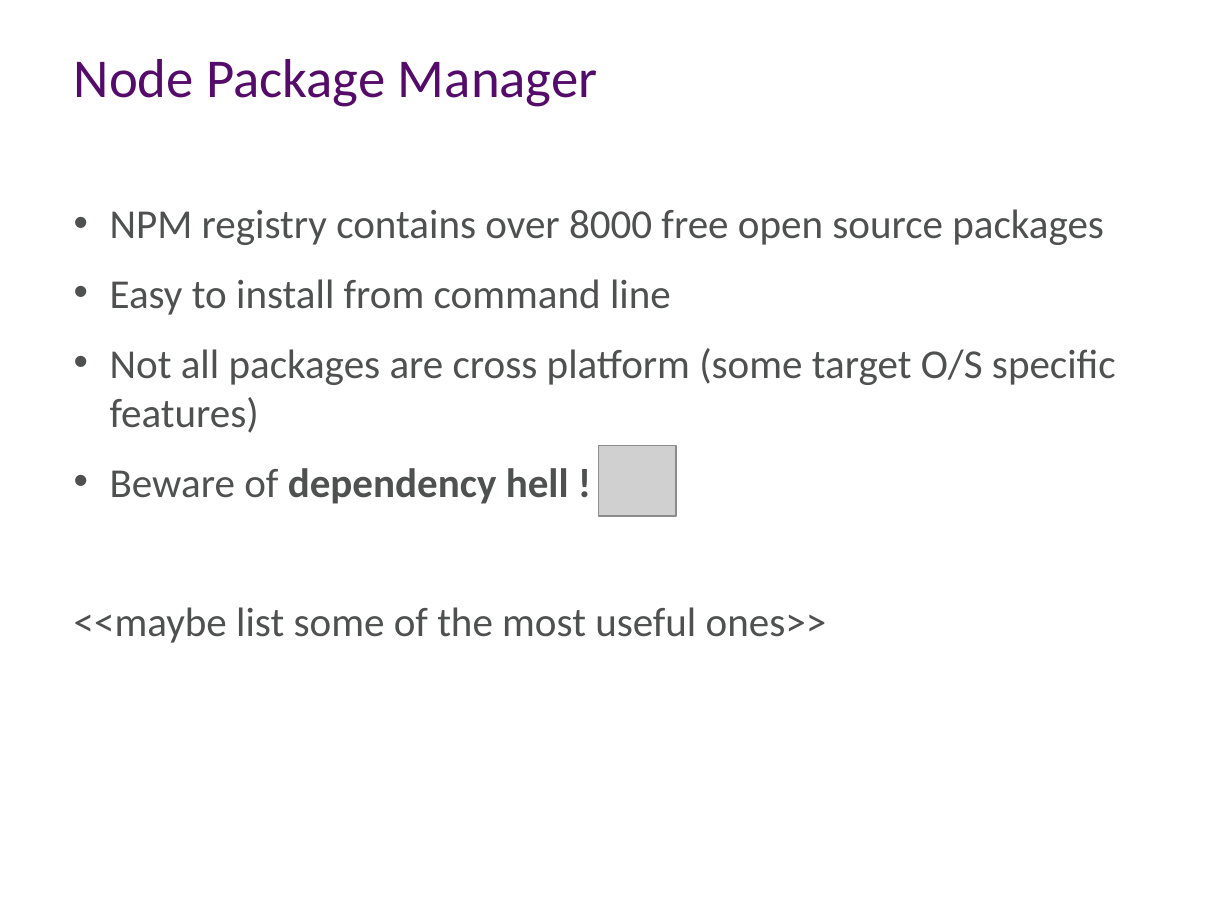
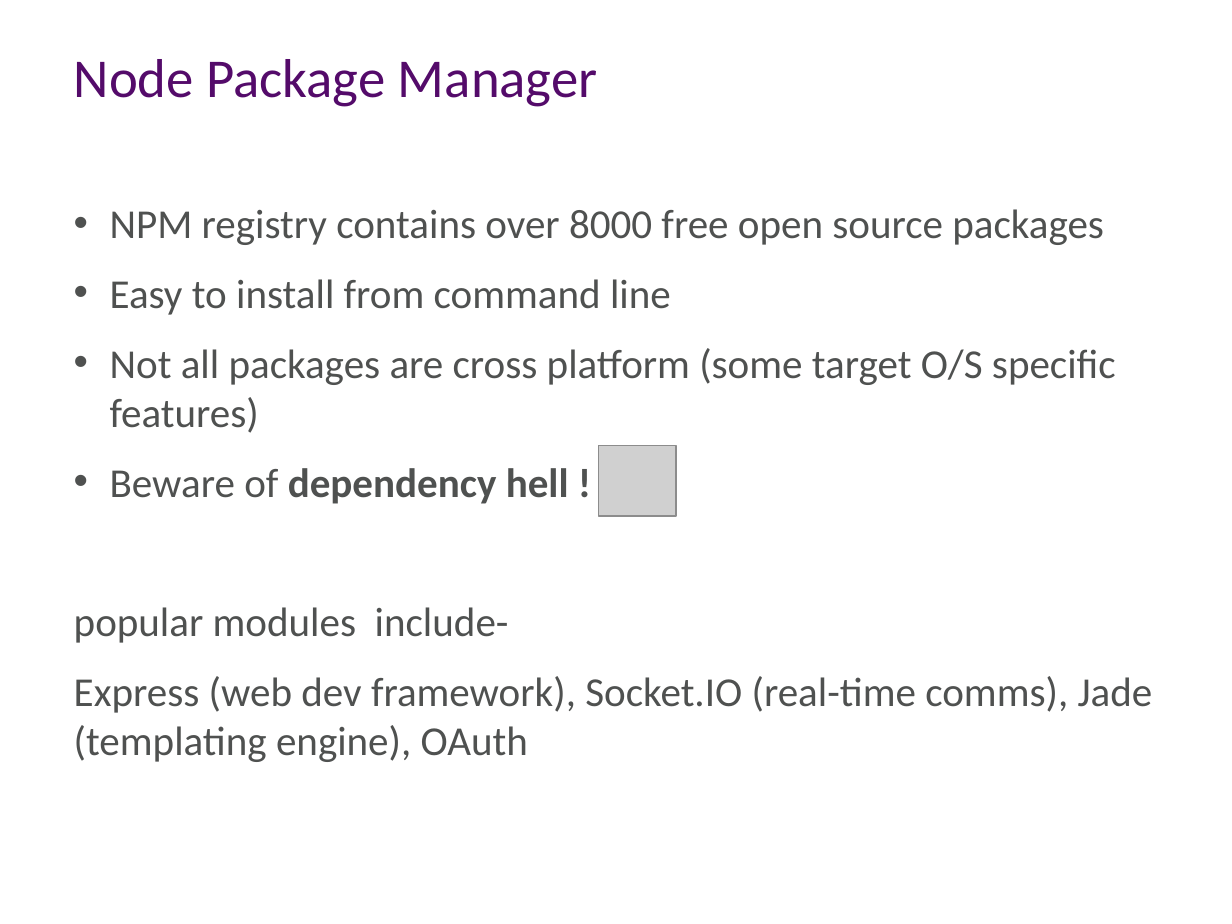
Before and after one commit to aidancasey/AzureNodeChatClient, a slide deck: slide 11 of presentation/Building Node.js Applications on Windows Azure.pptx. Drawn at 1232x924 pixels with LibreOffice and Linux fonts; fonts in the diff are those of the drawing; grey boxes stand for pictures; background and template pictures are left out. Boxes give left, top, right and bottom in pixels: in the first picture for what was removed or moved away, otherwise in the second. Text is boxed around its words. In the diff, an @@ line names an element or a change of style, - is before the commit and + after.

```diff
--- a/presentation/Building Node.js Applications on Windows Azure.pptx
+++ b/presentation/Building Node.js Applications on Windows Azure.pptx
@@ text at (74,607,1153,762): text changed @@
-<<maybe list some of the most useful ones>>
+popular modules include-
+Express (web dev framework), Socket.IO (real-time comms), Jade (templating engine), OAuth
```
Also in this commit, not shown: 3 other slides changed.
